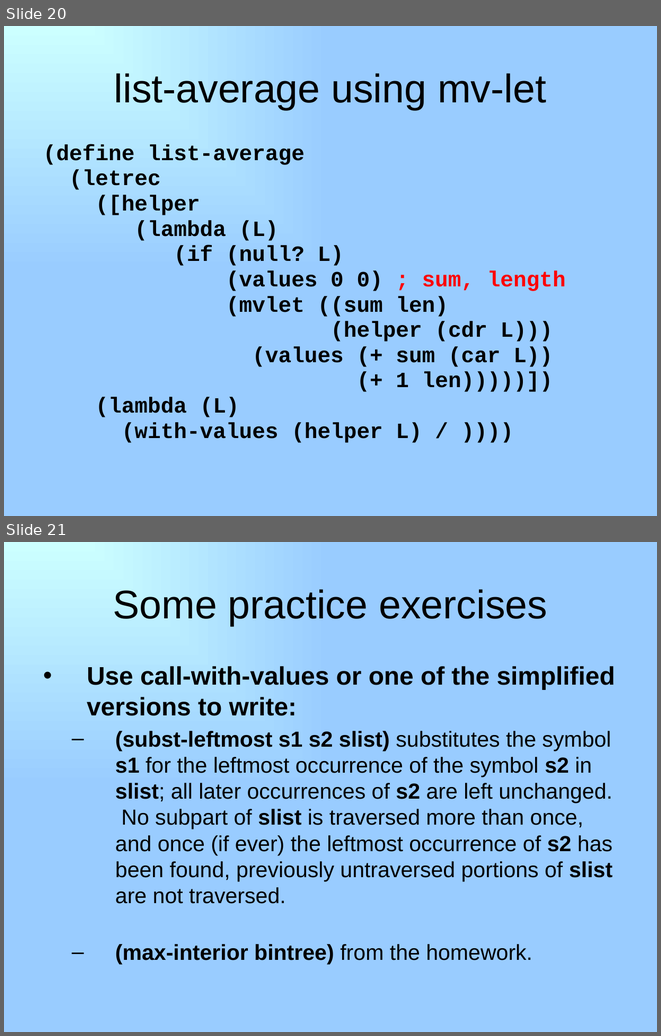
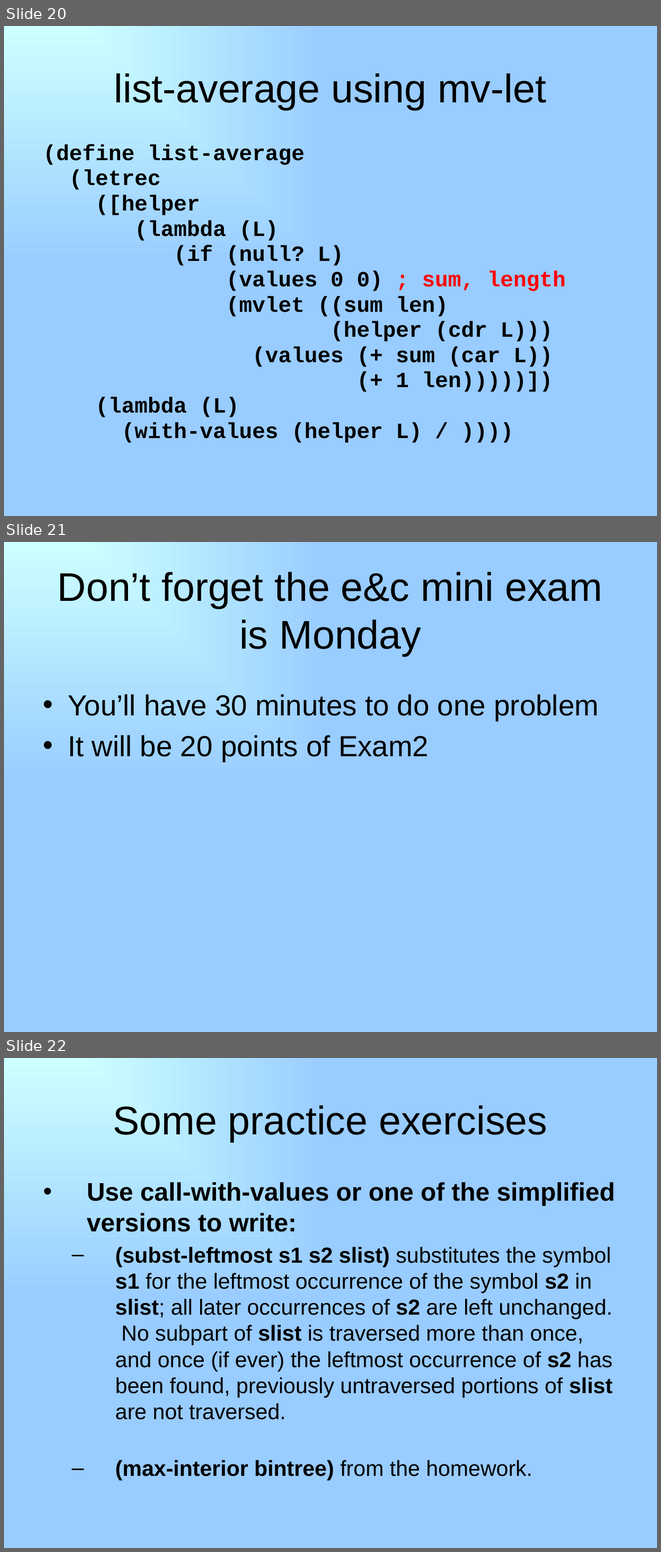
Before and after one commit to RHIT-CSSE/csse304, a slide deck: ClassMaterials/Memoization/memoization.pptx. Shown one above the other, each under a label of ours: slides 20 and 21 before the commit, slides 20, 21 and 22 after it. The pictures are 661x1036 and 661x1552 pixels, drawn with LibreOffice and Linux fonts; fonts in the diff are those of the drawing. Boxes give left, top, right and bottom in pixels: in the first picture for what was removed or moved away, otherwise in the second. Text is boxed around its words. In the diff, an @@ line names an element or a change of style, - is before the commit and + after.

```diff
--- a/ClassMaterials/Memoization/memoization.pptx
+++ b/ClassMaterials/Memoization/memoization.pptx
@@ slide 21 added at (4, 542, 657, 1032), background gradient #CCFFFF to #99CCFF @@
@@ title added at (58, 572, 602, 656), 44 pt, text #000000 @@
+Don’t forget the e&c mini exam is Monday
@@ text added at (68, 694, 599, 761), 32 pt, text #000000 @@
+• You’ll have 30 minutes to do one problem
+• It will be 20 points of Exam2
@@ what was slide 21 is now slide 22 @@
```
Also in this commit, not shown: 5 other files.
